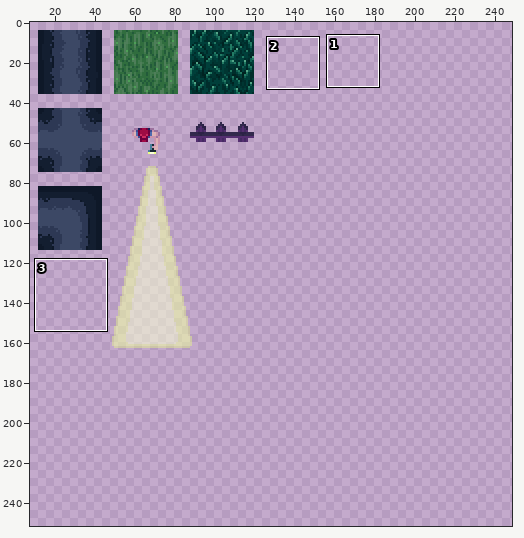
One commit to this sprite sheet: UFO/Assets/Sprites/spriteSheet_1.png. Above: a wide view before the commit, with the close-up outlined.
Close-up. Before the edit:
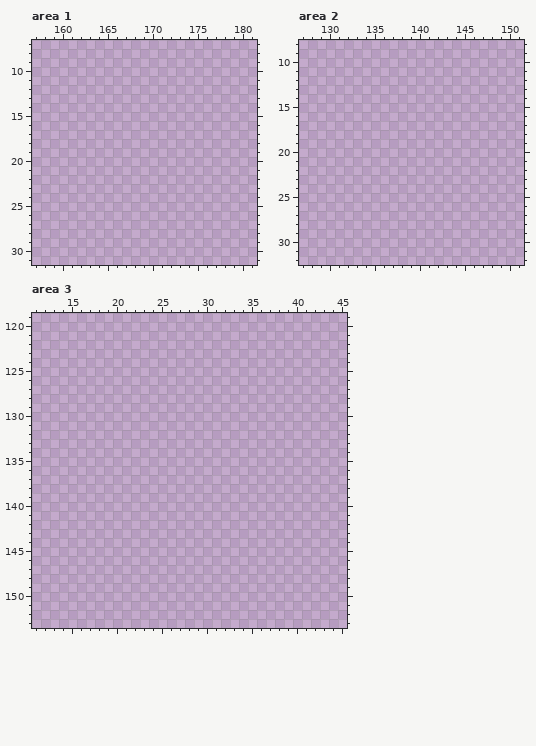
The file is 256x256 pixels. Colours within 5 levels of each other are drawn and written as one. Shown: area 1: x 157..181, y 7..31; area 2: x 127..151, y 8..32; area 3: x 11..45, y 119..153. The wide view leaves out empty margins. The commit also changed other parts of the picture, which this record leaves out.
The same view after the edit:
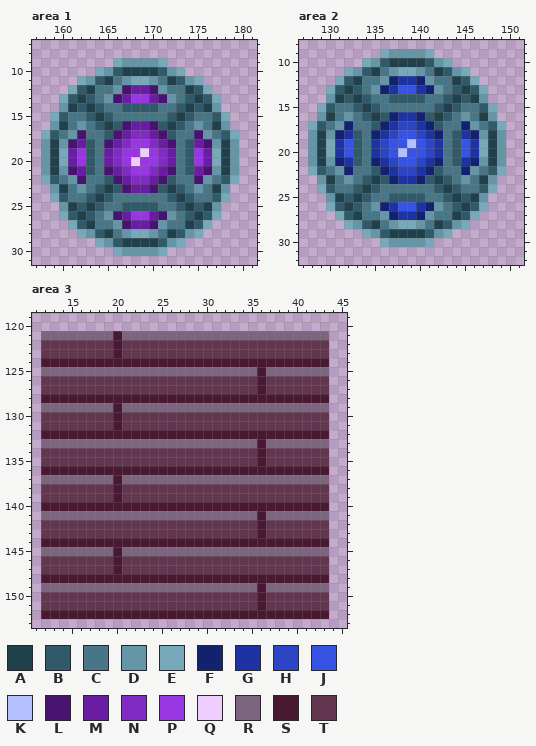
Palette (. is transparent): A #20404c  B #305969  C #487686  D #6496a7  E #77a9ba  F #132270  G #1d33a3  H #2c45c4  J #3653e4  K #b4c1ff  L #461370  M #691da3  N #802cc4  P #9936e4  Q #edceff  R #7c667f  S #481931  T #633650
From old to new:
Area 1:
y 9: x 166..171 ...... -> EDDDDE
y 10: x 164..173 .......... -> EDBAAAABDE
y 11: x 162..175 .............. -> EDBACDEEDCABDE
y 12: x 161..176 ................ -> EBACCDLMMLDCCABE
y 13: x 160..177 .................. -> EBABCDLMPPMLDCBABE
y 14: x 160..177 .................. -> DABABCCBBBBCCBABAD
y 15: x 159..178 .................... -> EBCCBABCCCCCCBABCCBE
y 16: x 159..178 .................... -> DACDCBABLMMLBABCDCAD
y 17: x 158..179 ...................... -> EBCDLCCBLMNNMLBCCLDCBE
y 18: x 158..179 ...................... -> DADLMBCLMNPPNMLCBMLDAD
y 19: x 158..179 ...................... -> DAEMPBCMNPPQPNMCBPMEAD
y 20: x 158..179 ...................... -> DAEMPBCMNPQPPNMCBPMEAD
y 21: x 158..179 ...................... -> DADLMBCLMNPPNMLCBMLDAD
y 22: x 158..179 ...................... -> EBCDLCCBLMNNMLBCCLDCBE
y 23: x 159..178 .................... -> DACDCBABLMMLBABCDCAD
y 24: x 159..178 .................... -> EBCCBABCCCCCCBABCCBE
y 25: x 160..177 .................. -> DABABCCBBBBCCBABAD
y 26: x 160..177 .................. -> EBABCDLMPPMLDCBABE
y 27: x 161..176 ................ -> EBACCDLMMLDCCABE
y 28: x 162..175 .............. -> EDBACDEEDCABDE
y 29: x 164..173 .......... -> EDBAAAABDE
y 30: x 166..171 ...... -> EDDDDE
Area 2:
y 9: x 136..141 ...... -> EDDDDE
y 10: x 134..143 .......... -> EDBAAAABDE
y 11: x 132..145 .............. -> EDBACDEEDCABDE
y 12: x 131..146 ................ -> EBACCDFGGFDCCABE
y 13: x 130..147 .................. -> EBABCDFGJJGFDCBABE
y 14: x 130..147 .................. -> DABABCCBBBBCCBABAD
y 15: x 129..148 .................... -> EBCCBABCCCCCCBABCCBE
y 16: x 129..148 .................... -> DACDCBABFGGFBABCDCAD
y 17: x 128..149 ...................... -> EBCDFCCBFGHHGFBCCFDCBE
y 18: x 128..149 ...................... -> DADFGBCFGHJJHGFCBGFDAD
y 19: x 128..149 ...................... -> DAEGJBCGHJJKJHGCBJGEAD
y 20: x 128..149 ...................... -> DAEGJBCGHJKJJHGCBJGEAD
y 21: x 128..149 ...................... -> DADFGBCFGHJJHGFCBGFDAD
y 22: x 128..149 ...................... -> EBCDFCCBFGHHGFBCCFDCBE
y 23: x 129..148 .................... -> DACDCBABFGGFBABCDCAD
y 24: x 129..148 .................... -> EBCCBABCCCCCCBABCCBE
y 25: x 130..147 .................. -> DABABCCBBBBCCBABAD
y 26: x 130..147 .................. -> EBABCDFGJJGFDCBABE
y 27: x 131..146 ................ -> EBACCDFGGFDCCABE
y 28: x 132..145 .............. -> EDBACDEEDCABDE
y 29: x 134..143 .......... -> EDBAAAABDE
y 30: x 136..141 ...... -> EDDDDE
Area 3:
y 121: x 12..43 ................................ -> RRRRRRRRSRRRRRRRRRRRRRRRRRRRRRRR
y 122..123: x 12..43 ................................ -> TTTTTTTTSTTTTTTTTTTTTTTTTTTTTTTT
y 124: x 12..43 ................................ -> SSSSSSSSSSSSSSSSSSSSSSSSSSSSSSSS
y 125: x 12..43 ................................ -> RRRRRRRRRRRRRRRRRRRRRRRRSRRRRRRR
y 126..127: x 12..43 ................................ -> TTTTTTTTTTTTTTTTTTTTTTTTSTTTTTTT
y 128: x 12..43 ................................ -> SSSSSSSSSSSSSSSSSSSSSSSSSSSSSSSS
y 129: x 12..43 ................................ -> RRRRRRRRSRRRRRRRRRRRRRRRRRRRRRRR
y 130..131: x 12..43 ................................ -> TTTTTTTTSTTTTTTTTTTTTTTTTTTTTTTT
y 132: x 12..43 ................................ -> SSSSSSSSSSSSSSSSSSSSSSSSSSSSSSSS
y 133: x 12..43 ................................ -> RRRRRRRRRRRRRRRRRRRRRRRRSRRRRRRR
y 134..135: x 12..43 ................................ -> TTTTTTTTTTTTTTTTTTTTTTTTSTTTTTTT
y 136: x 12..43 ................................ -> SSSSSSSSSSSSSSSSSSSSSSSSSSSSSSSS
y 137: x 12..43 ................................ -> RRRRRRRRSRRRRRRRRRRRRRRRRRRRRRRR
y 138..139: x 12..43 ................................ -> TTTTTTTTSTTTTTTTTTTTTTTTTTTTTTTT
y 140: x 12..43 ................................ -> SSSSSSSSSSSSSSSSSSSSSSSSSSSSSSSS
y 141: x 12..43 ................................ -> RRRRRRRRRRRRRRRRRRRRRRRRSRRRRRRR
y 142..143: x 12..43 ................................ -> TTTTTTTTTTTTTTTTTTTTTTTTSTTTTTTT
y 144: x 12..43 ................................ -> SSSSSSSSSSSSSSSSSSSSSSSSSSSSSSSS
y 145: x 12..43 ................................ -> RRRRRRRRSRRRRRRRRRRRRRRRRRRRRRRR
y 146..147: x 12..43 ................................ -> TTTTTTTTSTTTTTTTTTTTTTTTTTTTTTTT
y 148: x 12..43 ................................ -> SSSSSSSSSSSSSSSSSSSSSSSSSSSSSSSS
y 149: x 12..43 ................................ -> RRRRRRRRRRRRRRRRRRRRRRRRSRRRRRRR
y 150..151: x 12..43 ................................ -> TTTTTTTTTTTTTTTTTTTTTTTTSTTTTTTT
y 152: x 12..43 ................................ -> SSSSSSSSSSSSSSSSSSSSSSSSSSSSSSSS
Boxes around the changes in both close-ups, in picture pixels (x1, y1, x2, y2):
added: (41, 58, 239, 256)
added: (308, 49, 506, 247)
added: (41, 331, 329, 619)
